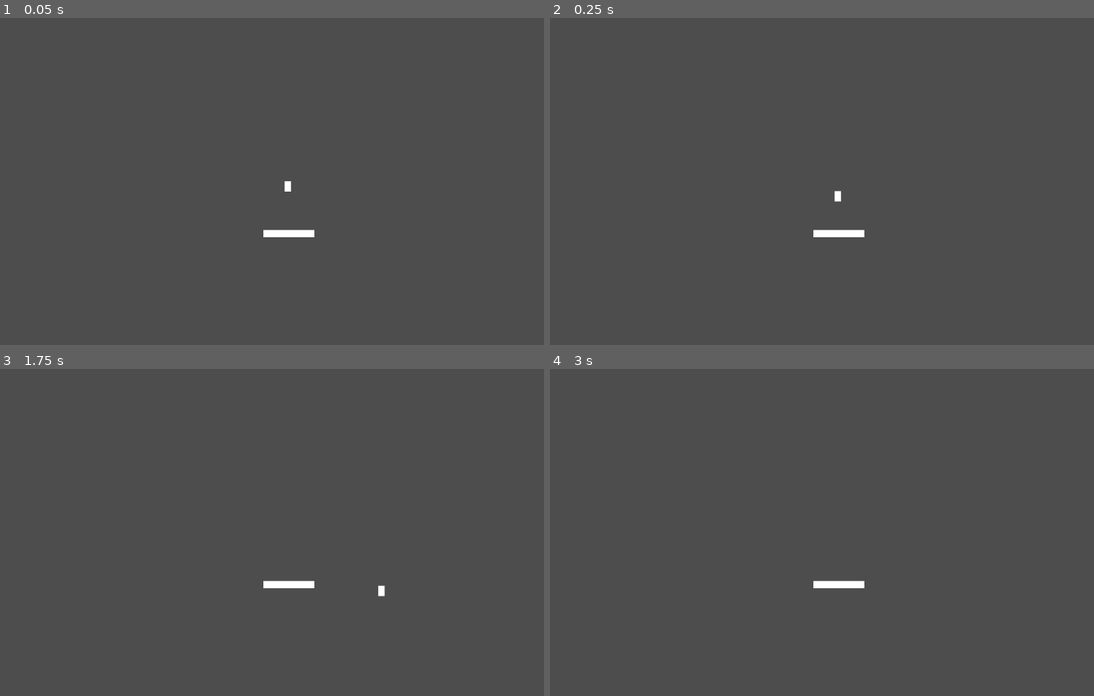
Above: before the commit, frames 1-4 (two rows, left to right).
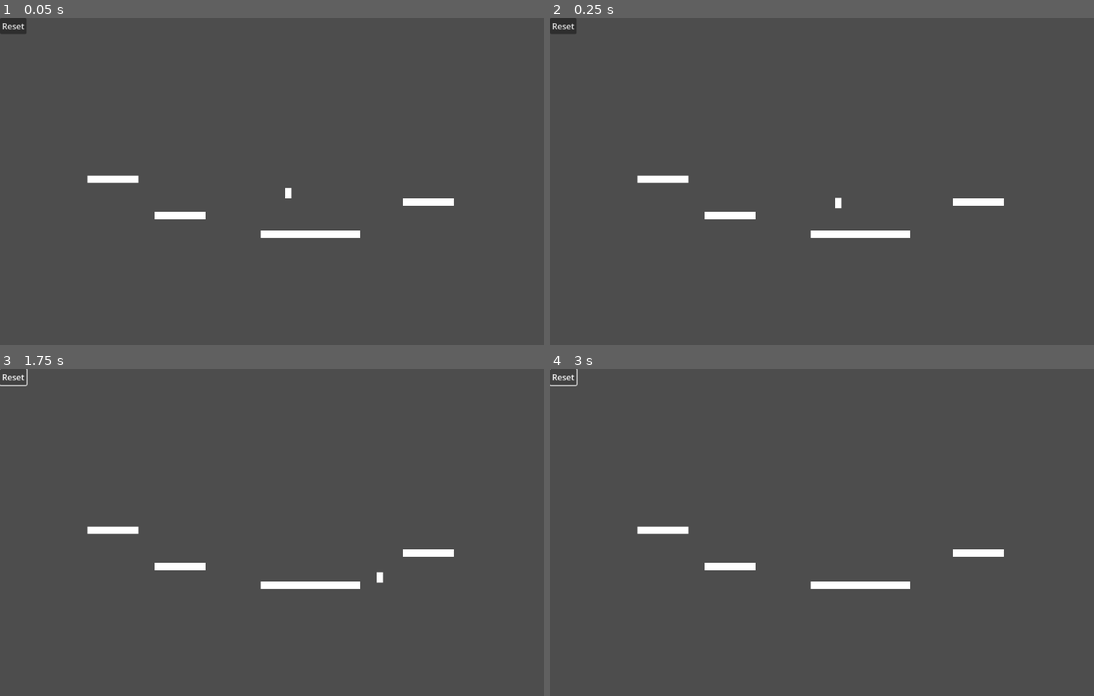
Above: after the commit, the same moments.

Repository: LiamQuinlan-Carleton/COMP1501FINAL
Game: Godot game, scene res://Main.tscn
Same seed, same stepped clock (60 frames per second), same inputs: the game is played once before the commit and once after it.
Inputs (mouse positions are in pixels of both pictures, inside the frame that each line leads up to):
- Up to frame 1 (0.05 s): no input
- Up to frame 2 (0.25 s): no input
- Up to frame 3 (1.75 s): click (10, 375) at 0.5 s, where only the run after the commit has a clickable "Reset"; hold D (Right) from 1.28 s (still down)
- Up to frame 4 (3 s): release D (Right) at 2.78 s; hold A (Left) from 2.78 s (still down)

The runs differ from the first frame. In frame 1, 1.2% of the frame differs, in the area x 0-84%, y 0-68%; in frame 2, 1.2%; in frame 3, 1.1%; in frame 4, 1.0%.

Commit message:
Added platforms

Diff:
--- a/Main.tscn
+++ b/Main.tscn
@@ -5,8 +5,28 @@
 
 [node name="Main" type="Node"]
 
+[node name="Platform5" parent="." instance=ExtResource("2_ljglp")]
+position = Vector2(550, 417)
+
 [node name="Player" parent="." instance=ExtResource("1_xc4sc")]
-position = Vector2(553, 324)
+position = Vector2(554, 337)
 
 [node name="Platform" parent="." instance=ExtResource("2_ljglp")]
-position = Vector2(555, 416)
+position = Vector2(346, 381)
+
+[node name="Platform2" parent="." instance=ExtResource("2_ljglp")]
+position = Vector2(643, 417)
+
+[node name="Button" type="Button" parent="."]
+offset_right = 8.0
+offset_bottom = 8.0
+action_mode = 0
+text = "Reset"
+
+[node name="Platform4" parent="." instance=ExtResource("2_ljglp")]
+position = Vector2(217, 311)
+
+[node name="Platform3" parent="." instance=ExtResource("2_ljglp")]
+position = Vector2(823, 355)
+
+[connection signal="pressed" from="Button" to="Player" method="_on_button_pressed"]
--- a/player.gd
+++ b/player.gd
@@ -46,14 +46,22 @@
 	if Input.is_action_pressed("Right") or Input.is_action_pressed("Left"):
 		velocity.x = speed * direction
 	elif velocity.x < -friction * delta or velocity.x > friction * delta:
-		velocity.x -= direction * friction * delta
+		if is_on_floor:
+			velocity.x -= direction * friction * delta
+		else:
+			velocity.x -= direction * delta
 	else:
 		velocity.x = 0
 
 	move_and_slide()
+
 
 func _on_jump_length_timeout() -> void:
 	is_jumping = false
 
 func _on_jump_buffer_timeout() -> void:
 	can_jump = false
+
+
+func _on_button_pressed() -> void:
+	global_position = Vector2(550,330)
